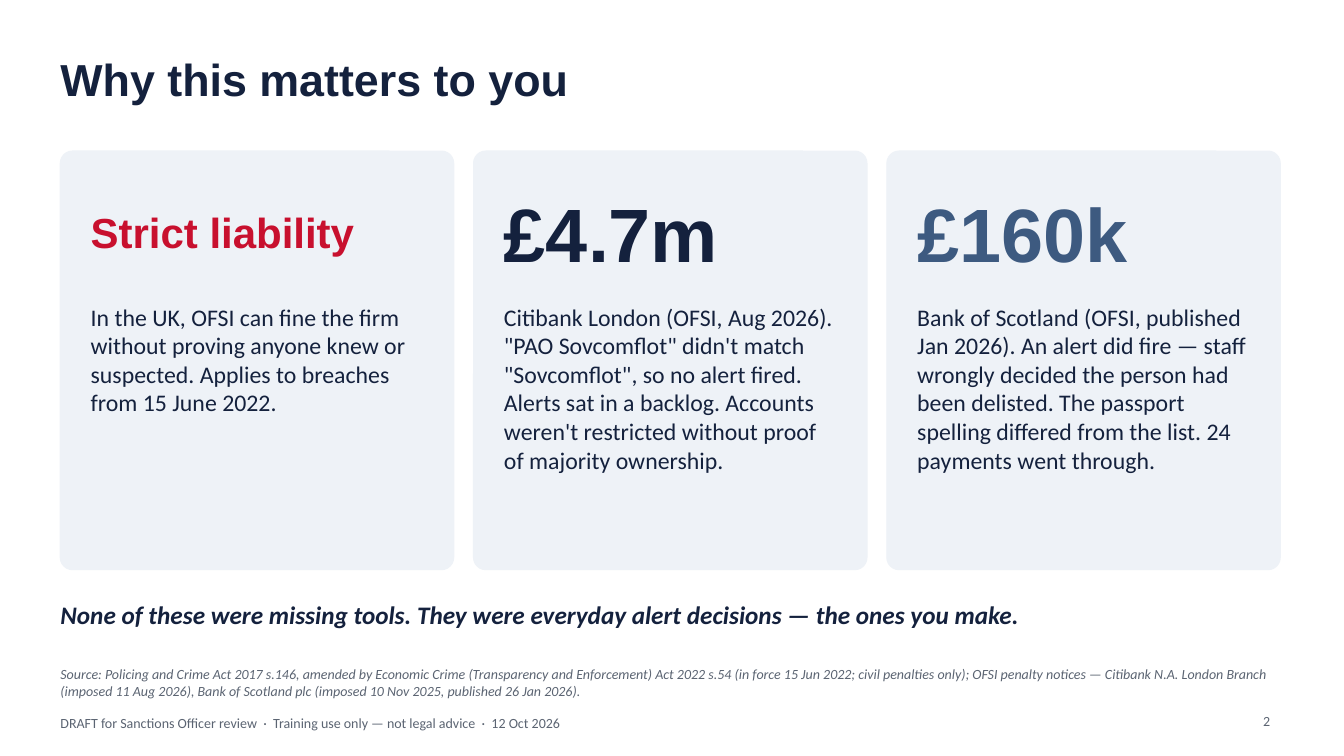
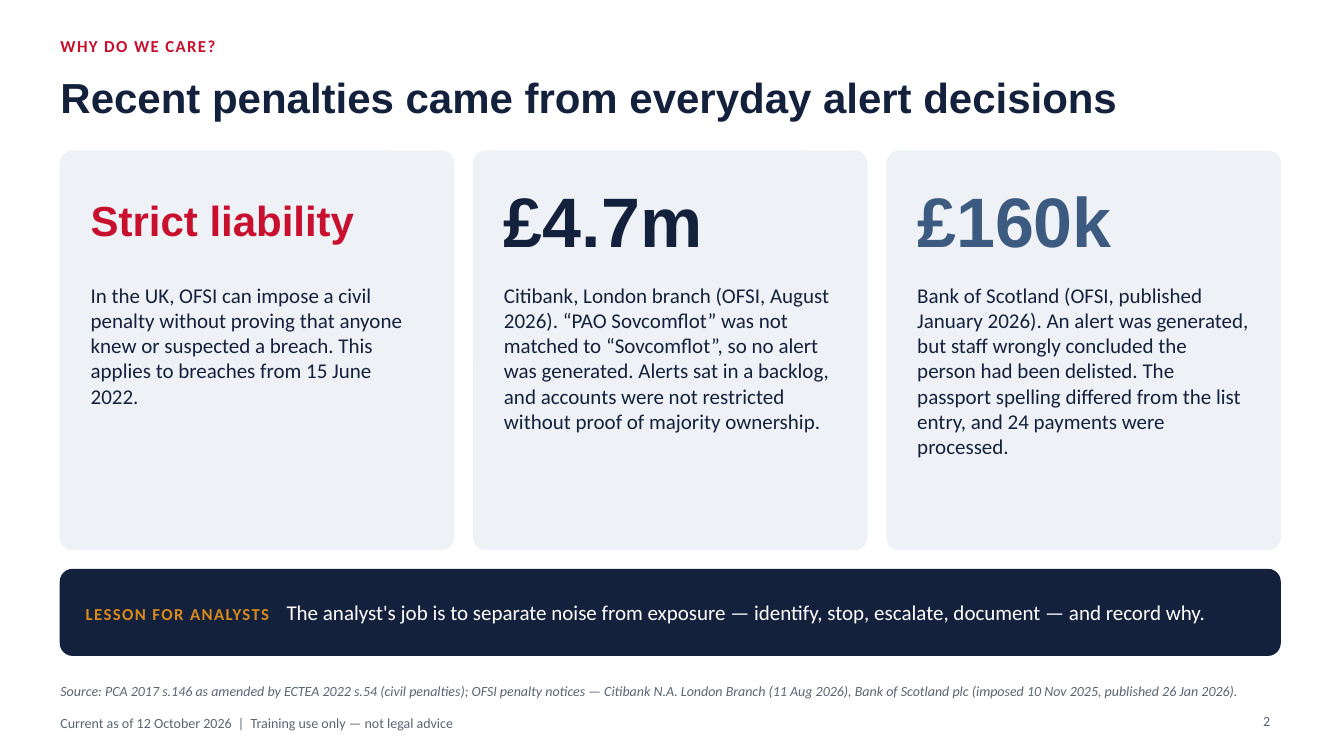
Before and after one commit to danielslonim-art/Screening, a slide deck: slide 2 of training/sanctions-in-practice-2026-10/sanctions-in-practice-analyst-edition.pptx. Drawn at 1344x756 pixels with LibreOffice and Linux fonts; fonts in the diff are those of the drawing. Boxes give left, top, right and bottom in pixels: in the first picture for what was removed or moved away, otherwise in the second. Text is boxed around its words. In the diff, an @@ line names an element or a change of style, - is before the commit and + after.

```diff
--- a/training/sanctions-in-practice-2026-10/sanctions-in-practice-analyst-edition.pptx
+++ b/training/sanctions-in-practice-2026-10/sanctions-in-practice-analyst-edition.pptx
@@ text at (60, 40, 215, 52): text changed; size 32 to 12 pt; font Arial to Calibri; text colour #14213D to #C8102E @@
-Why this matters to you
+WHY DO WE CARE?
@@ title added at (60, 82, 1116, 122), 30 pt, text #14213D, bold @@
+Recent penalties came from everyday alert decisions
@@ rounded rectangle: place and size @@
-rounded rectangle at (60, 151, 454, 570)
+rounded rectangle at (60, 151, 454, 549)
@@ text "Strict liability": place and size @@
-text "Strict liability" at (91, 217, 354, 257)
+text "Strict liability" at (91, 205, 354, 244)
@@ rounded rectangle: place and size @@
-rounded rectangle at (474, 151, 867, 570)
+rounded rectangle at (474, 151, 867, 549)
@@ text "£4.7m": place and size @@
-text "£4.7m" at (504, 209, 718, 262)
+text "£4.7m" at (504, 198, 702, 247)
@@ text "£4.7m" at (504, 198, 702, 247): size 54 to 50 pt @@
@@ rounded rectangle: place and size @@
-rounded rectangle at (887, 151, 1280, 570)
+rounded rectangle at (887, 151, 1280, 549)
@@ text "£160k" at (917, 196, 1112, 248): size 54 to 50 pt @@
@@ text "£160k": place and size @@
-text "£160k" at (917, 207, 1127, 263)
+text "£160k" at (917, 196, 1112, 248)
@@ text at (91, 288, 402, 404): text changed; size 17 to 15 pt @@
-In the UK, OFSI can fine the firm without proving anyone knew or suspected. Applies to breaches from 15 June 2022.
+In the UK, OFSI can impose a civil penalty without proving that anyone knew or suspected a breach. This applies to breaches from 15 June 2022.
@@ text at (504, 288, 829, 433): text changed; size 17 to 15 pt @@
-Citibank London (OFSI, Aug 2026). "PAO Sovcomflot" didn't match "Sovcomflot", so no alert fired. Alerts sat in a backlog. Accounts weren't restricted without proof of majority ownership.
+Citibank, London branch (OFSI, August 2026). “PAO Sovcomflot” was not matched to “Sovcomflot”, so no alert was generated. Alerts sat in a backlog, and accounts were not restricted without proof of majority ownership.
@@ text at (917, 288, 1249, 458): text changed; size 17 to 15 pt @@
-Bank of Scotland (OFSI, published Jan 2026). An alert did fire — staff wrongly decided the person had been delisted. The passport spelling differed from the list. 24 payments went through.
+Bank of Scotland (OFSI, published January 2026). An alert was generated, but staff wrongly concluded the person had been delisted. The passport spelling differed from the list entry, and 24 payments were processed.
@@ rounded rectangle added at (60, 570, 1280, 655), fill #14213D, outline #14213D 1 pt @@
@@ text removed at (60, 606, 1019, 629) @@
-None of these were missing tools. They were everyday alert decisions — the ones you make.
@@ text added at (86, 605, 1205, 624), 15 pt, text #FFFFFF @@
+LESSON FOR ANALYSTS The analyst's job is to separate noise from exposure — identify, stop, escalate, document — and record why.
@@ text at (60, 686, 1237, 699): text changed @@
-Source: Policing and Crime Act 2017 s.146, amended by Economic Crime (Transparency and Enforcement) Act 2022 s.54 (in force 15 Jun 2022; civil penalties only); OFSI penalty notices — Citibank N.A. London Branch (imposed 11 Aug 2026), Bank of Scotland plc (imposed 10 Nov 2025, published 26 Jan 2026).
+Source: PCA 2017 s.146 as amended by ECTEA 2022 s.54 (civil penalties); OFSI penalty notices — Citibank N.A. London Branch (11 Aug 2026), Bank of Scotland plc (imposed 10 Nov 2025, published 26 Jan 2026).
@@ text at (60, 718, 453, 731): text changed @@
-DRAFT for Sanctions Officer review · Training use only — not legal advice · 12 Oct 2026
+Current as of 12 October 2026 | Training use only — not legal advice
```
Also in this commit, not shown: 11 other slides changed, 13 slides added, 8 slides removed, 1 other file.
